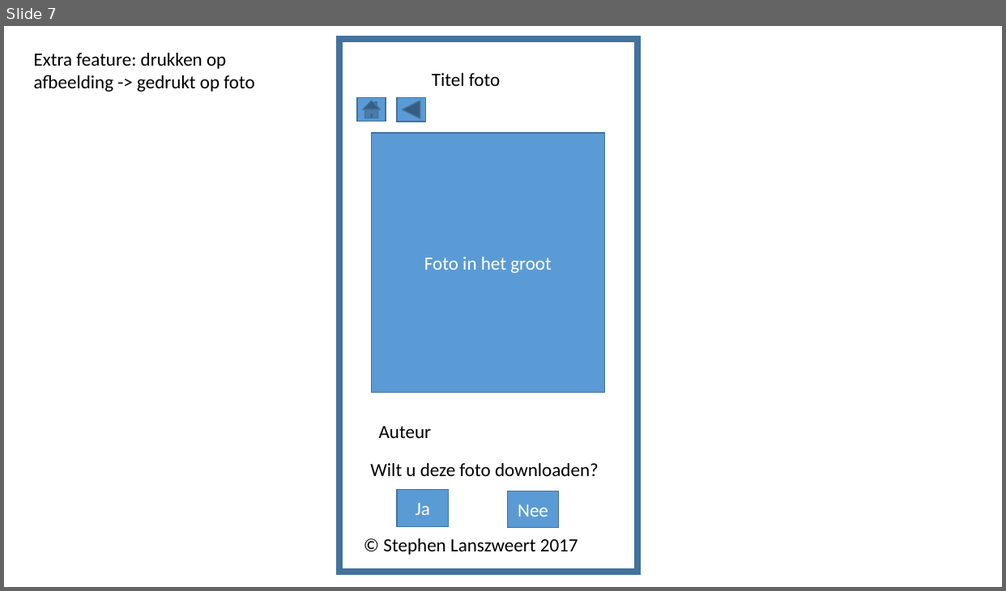
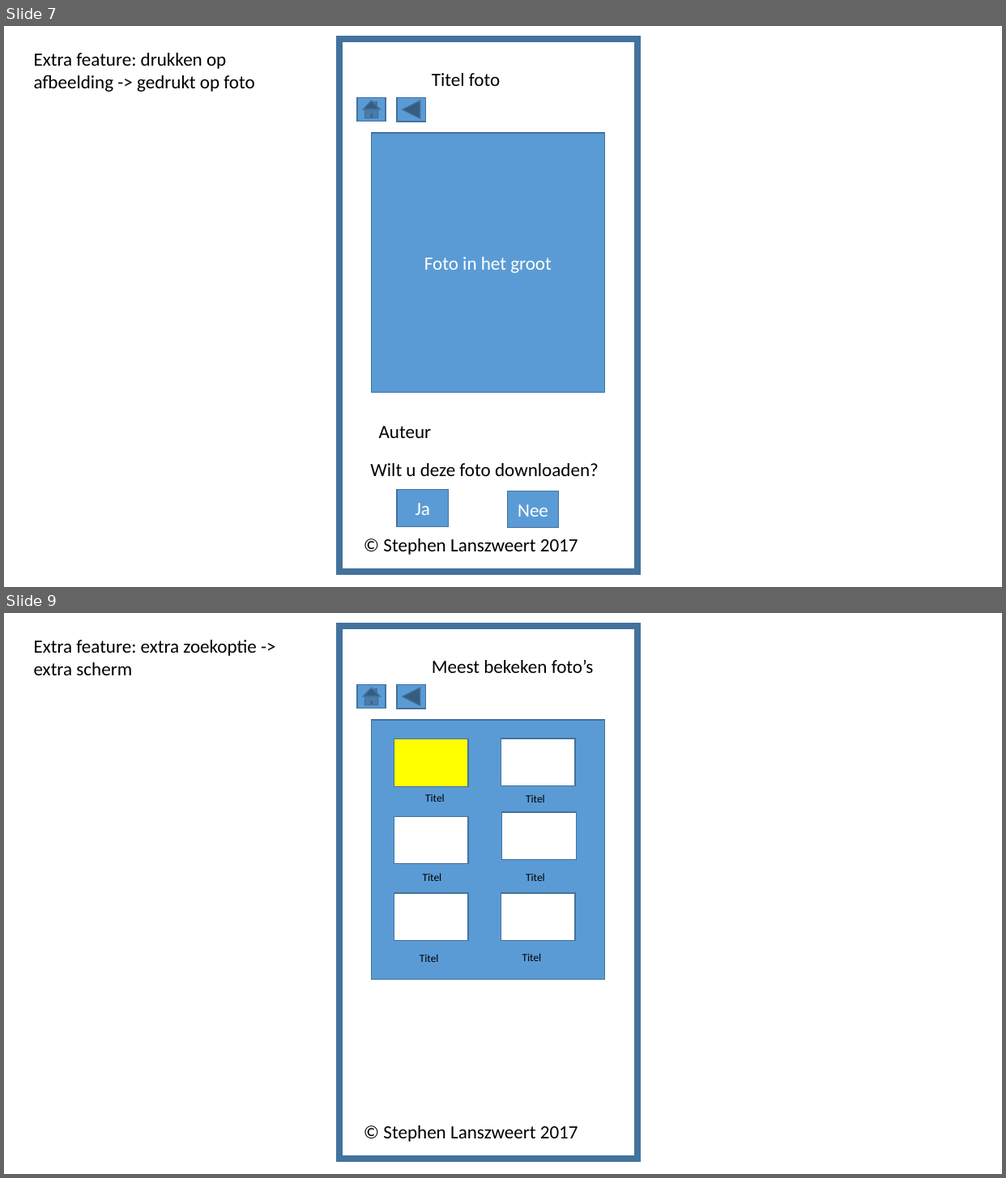
Before and after one commit to LanszweertStephen/Project26032017, a slide deck: BasisWireframe_SL.pptx. Shown one above the other, each under a label of ours: slide 7 before the commit, slides 7 and 9 after it; the slides between them are not shown. The pictures are 1006x591 and 1006x1178 pixels, drawn with LibreOffice and Linux fonts; fonts in the diff are those of the drawing. Boxes give left, top, right and bottom in pixels: in the first picture for what was removed or moved away, otherwise in the second. Text is boxed around its words. In the diff, an @@ line names an element or a change of style, - is before the commit and + after.

```diff
--- a/BasisWireframe_SL.pptx
+++ b/BasisWireframe_SL.pptx
@@ slide 9 added at [4, 613, 1002, 1174], background #FFFFFF @@
@@ rectangle added at [339, 626, 637, 1159], outline #43739E 6 pt @@
@@ text added at [34, 640, 257, 675], 18 pt, text #000000 @@
+Extra feature: extra zoekoptie -> extra scherm
@@ text added at [432, 660, 594, 673], 18 pt, text #000000 @@
+Meest bekeken foto’s
@@ action button home added at [357, 685, 386, 708], fill #5B9BD5, outline #43739E 1 pt @@
@@ action button back previous added at [397, 685, 425, 709], fill #5B9BD5, outline #43739E 1 pt @@
@@ rectangle added at [372, 720, 605, 980], fill #5B9BD5, outline #43739E 1 pt @@
@@ rectangle added at [394, 739, 468, 786], fill #FFFF00, outline #43739E 1 pt @@
@@ rectangle added at [501, 739, 575, 786], fill #FFFFFF, outline #43739E 1 pt @@
@@ text added at [425, 794, 445, 802], 10.5 pt, text #000000 @@
+Titel
@@ text added at [526, 794, 545, 803], 10.5 pt, text #000000 @@
+Titel
@@ rectangle added at [394, 816, 468, 864], fill #FFFFFF, outline #43739E 1 pt @@
@@ rectangle added at [502, 812, 576, 859], fill #FFFFFF, outline #43739E 1 pt @@
@@ text added at [423, 873, 442, 881], 10.5 pt, text #000000 @@
+Titel
@@ text added at [526, 873, 545, 881], 10.5 pt, text #000000 @@
+Titel
@@ rectangle added at [394, 893, 468, 940], fill #FFFFFF, outline #43739E 1 pt @@
@@ rectangle added at [501, 893, 575, 940], fill #FFFFFF, outline #43739E 1 pt @@
@@ text added at [420, 954, 439, 962], 10.5 pt, text #000000 @@
+Titel
@@ text added at [522, 953, 542, 961], 10.5 pt, text #000000 @@
+Titel
@@ text added at [383, 1126, 578, 1142], 18 pt, text #000000 @@
+© Stephen Lanszweert 2017
```
Also in this commit, not shown: 1 other slide added.
